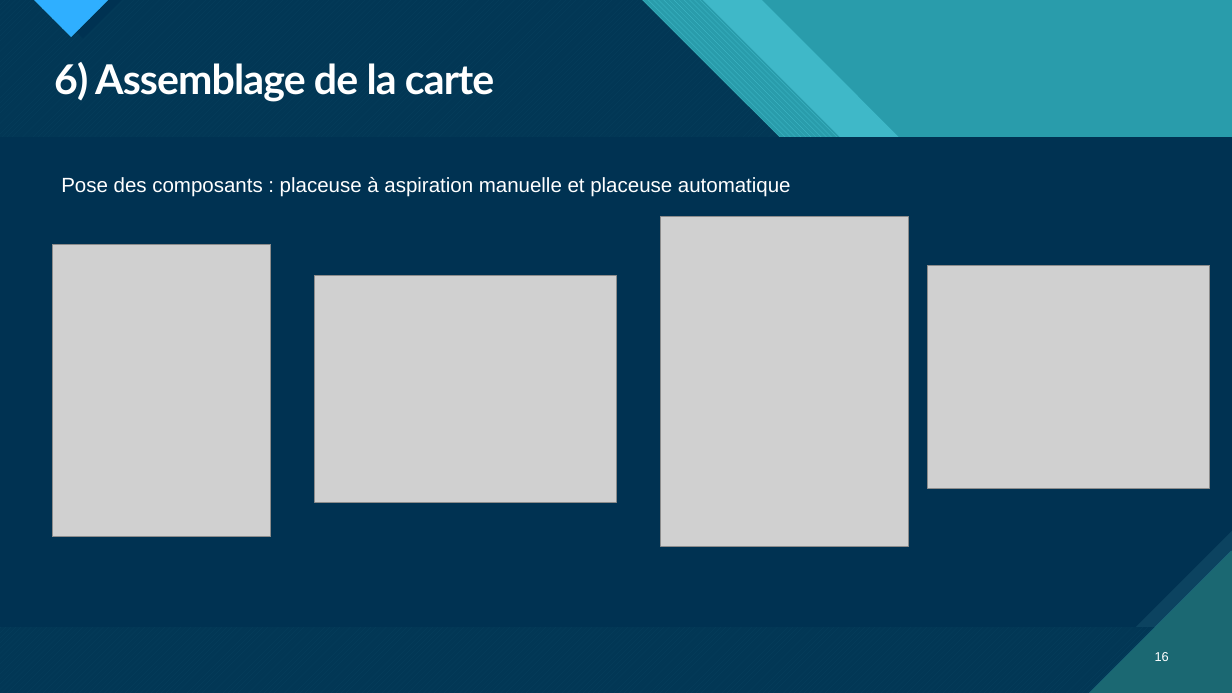
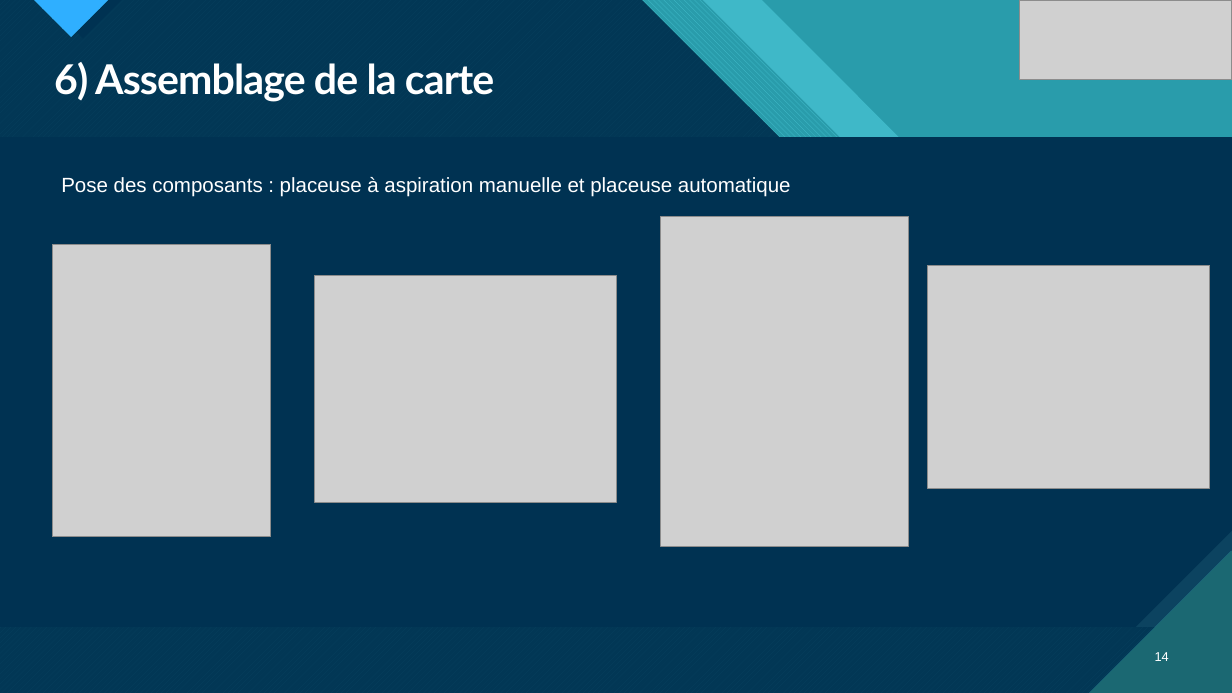
Before and after one commit to m4mchlk-svg/Projet-Pico-Centrale-Hydro-l-ctrique-BTS-CIEL-2nd, a slide deck: slide 14 of Rapport de PROJET/Diapo-Oral.pptx (slide 16 before the commit). Drawn at 1232x693 pixels with LibreOffice and Linux fonts; fonts in the diff are those of the drawing; grey boxes stand for pictures. Boxes give left, top, right and bottom in pixels: in the first picture for what was removed or moved away, otherwise in the second. Text is boxed around its words. In the diff, an @@ line names an element or a change of style, - is before the commit and + after.

```diff
--- a/Rapport de PROJET/Diapo-Oral.pptx
+++ b/Rapport de PROJET/Diapo-Oral.pptx
@@ picture added at [1019,0,1232,79] @@
@@ page number at [1155,652,1169,661]: text changed @@
-16
+14
```
Also in this commit, not shown: 8 other slides changed, 2 slides removed.
